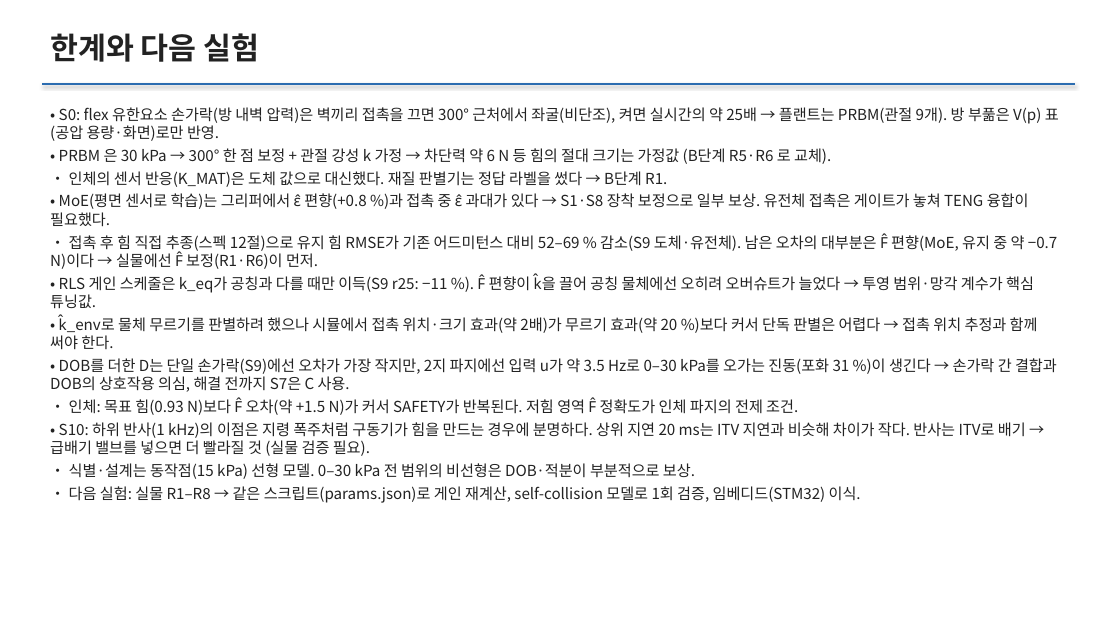
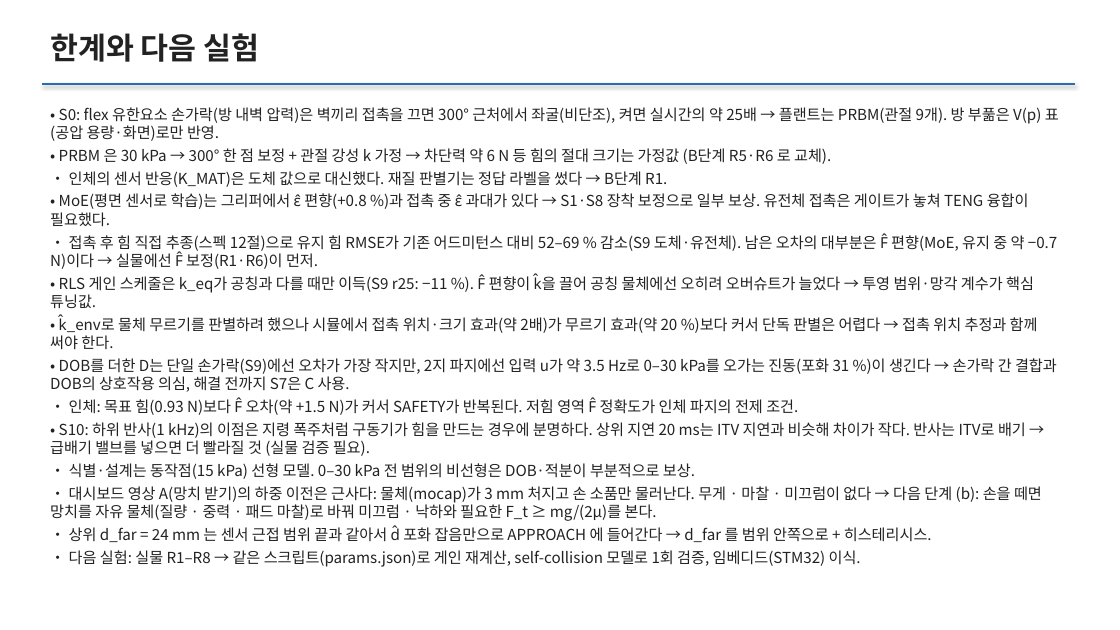
Before and after one commit to HeejunMoon53/MultimodalSensor, a slide deck: slide 39 of Hardware/로봇제어프로젝트/MEC799_Project_PneuNet.pptx (slide 36 before the commit). Drawn at 1120x630 pixels with LibreOffice and Linux fonts; fonts in the diff are those of the drawing. Boxes give left, top, right and bottom in pixels: in the first picture for what was removed or moved away, otherwise in the second. Text is boxed around its words. In the diff, an @@ line names an element or a change of style, - is before the commit and + after.

```diff
--- a/Hardware/로봇제어프로젝트/MEC799_Project_PneuNet.pptx
+++ b/Hardware/로봇제어프로젝트/MEC799_Project_PneuNet.pptx
@@ text at <box>50,486,1042,542</box>: paragraphs added @@
+• 대시보드 영상 A(망치 받기)의 하중 이전은 근사다: 물체(mocap)가 3 mm 처지고 손 소품만 물러난다. 무게 · 마찰 · 미끄럼이 없다 → 다음 단계 (b): 손을 떼면 망치를 자유 물체(질량 · 중력 · 패드 마찰)로 바꿔 미끄럼 · 낙하와 필요한 F_t ≥ mg/(2μ)를 본다.
+• 상위 d_far = 24 mm 는 센서 근접 범위 끝과 같아서 d̂ 포화 잡음만으로 APPROACH 에 들어간다 → d_far 를 범위 안쪽으로 + 히스테리시스.
```
Also in this commit, not shown: 2 other slides changed, 3 slides added, 42 other files.
